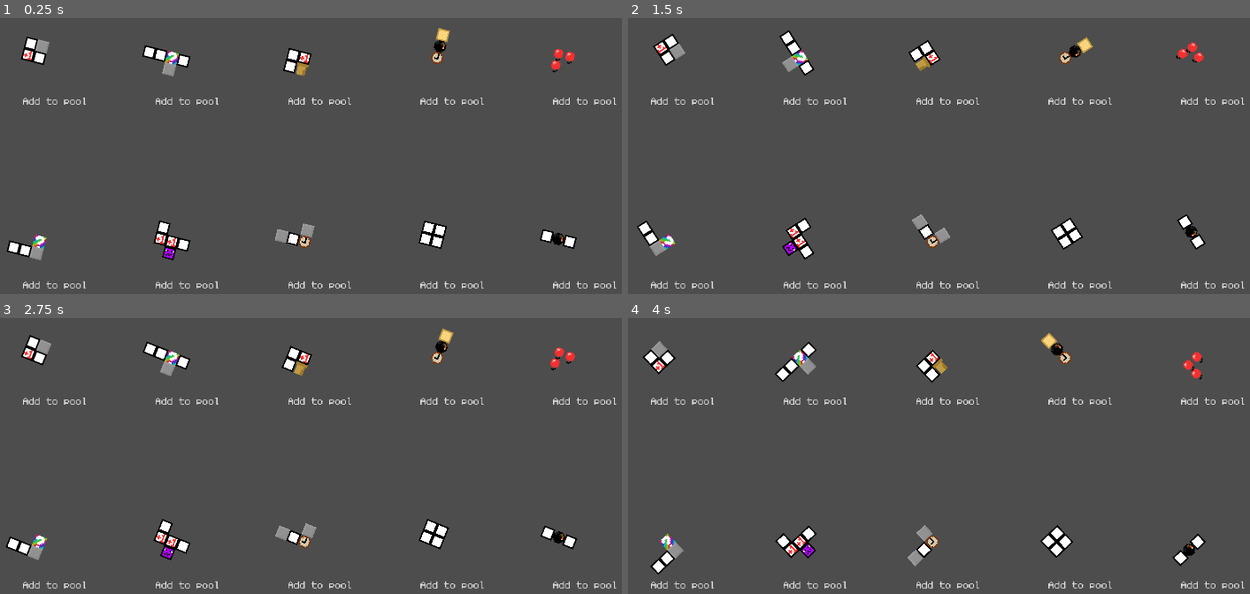
Above: before the commit, frames 1-4 (two rows, left to right).
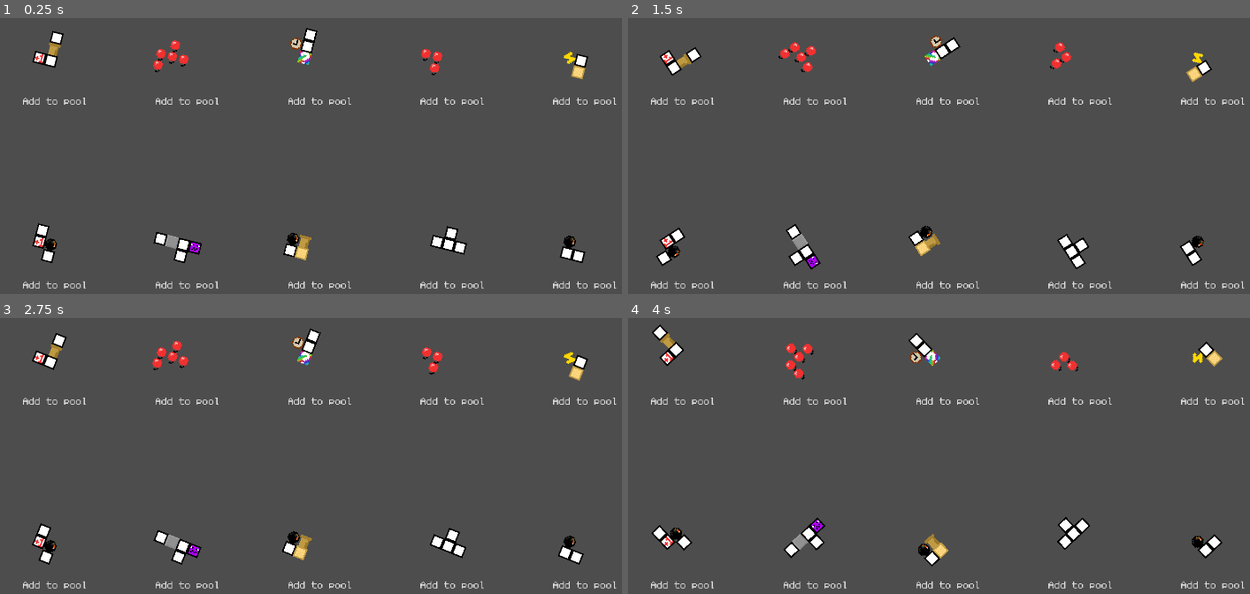
Above: after the commit, the same moments.

Repository: AsgerHB/create-jam-spring-2025
Game: Godot game, scene res://Scenes/RunDuplicate.tscn
Same seed, same stepped clock (60 frames per second), same inputs: the game is played once before the commit and once after it. This scene is started directly instead of the project's main scene. Sound files missing from this copy of the repository are replaced by a short silence.
Inputs:
- Up to frame 1 (0.25 s): no input
- Up to frame 2 (1.5 s): hold Up (ui_up) from 0.53 s (still down)
- Up to frame 3 (2.75 s): release Up (ui_up) at 2.03 s; hold Left (ui_left) from 2.03 s (still down)
- Up to frame 4 (4 s): release Left (ui_left) at 3.53 s; hold Space (slam_down) from 3.53 s (still down)

The runs differ from the first frame. In frame 1, 4.4% of the frame differs, in the area x 0-95%, y 3-89%; in frame 2, 4.4%, in the area x 1-94%, y 4-92%; in frame 3, 4.4%; in frame 4, 4.4%.

Commit message:
Fewer start blocks; only normal

Diff:
--- a/Scripts/RunState.gd
+++ b/Scripts/RunState.gd
@@ -29,11 +29,8 @@
 
 func _init() -> void:
 	var tetrimino_generator = TetriminoGenerator.new()
-	for i in 20:
+	for i in 10:
 		var tetriminos = tetrimino_generator.generate_tetrimino(4, 0)
-		stash.push_back(tetriminos)
-	for i in 3:
-		var tetriminos = tetrimino_generator.generate_tetrimino(5, 0)
 		stash.push_back(tetriminos)
 
 func new_game():
